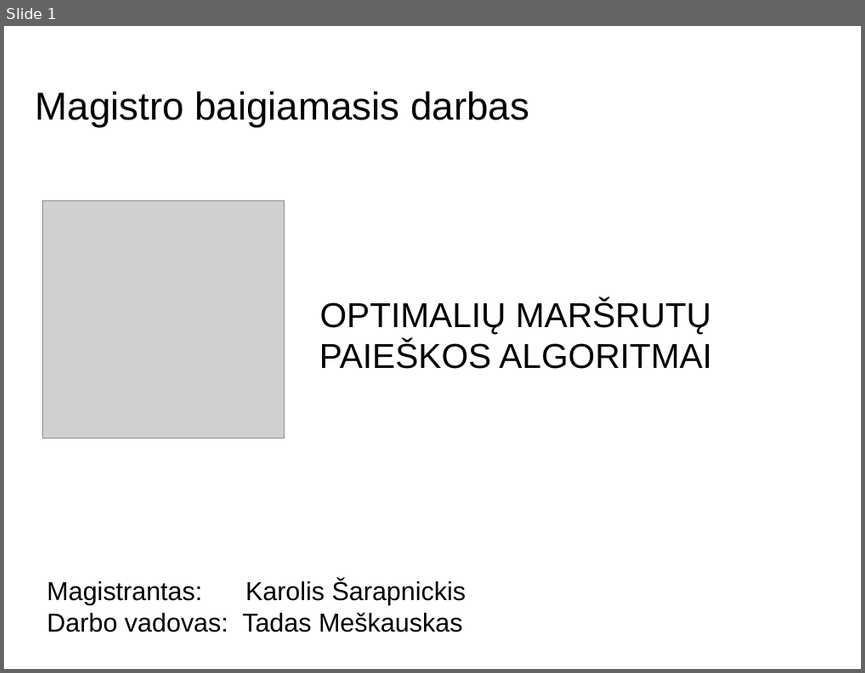
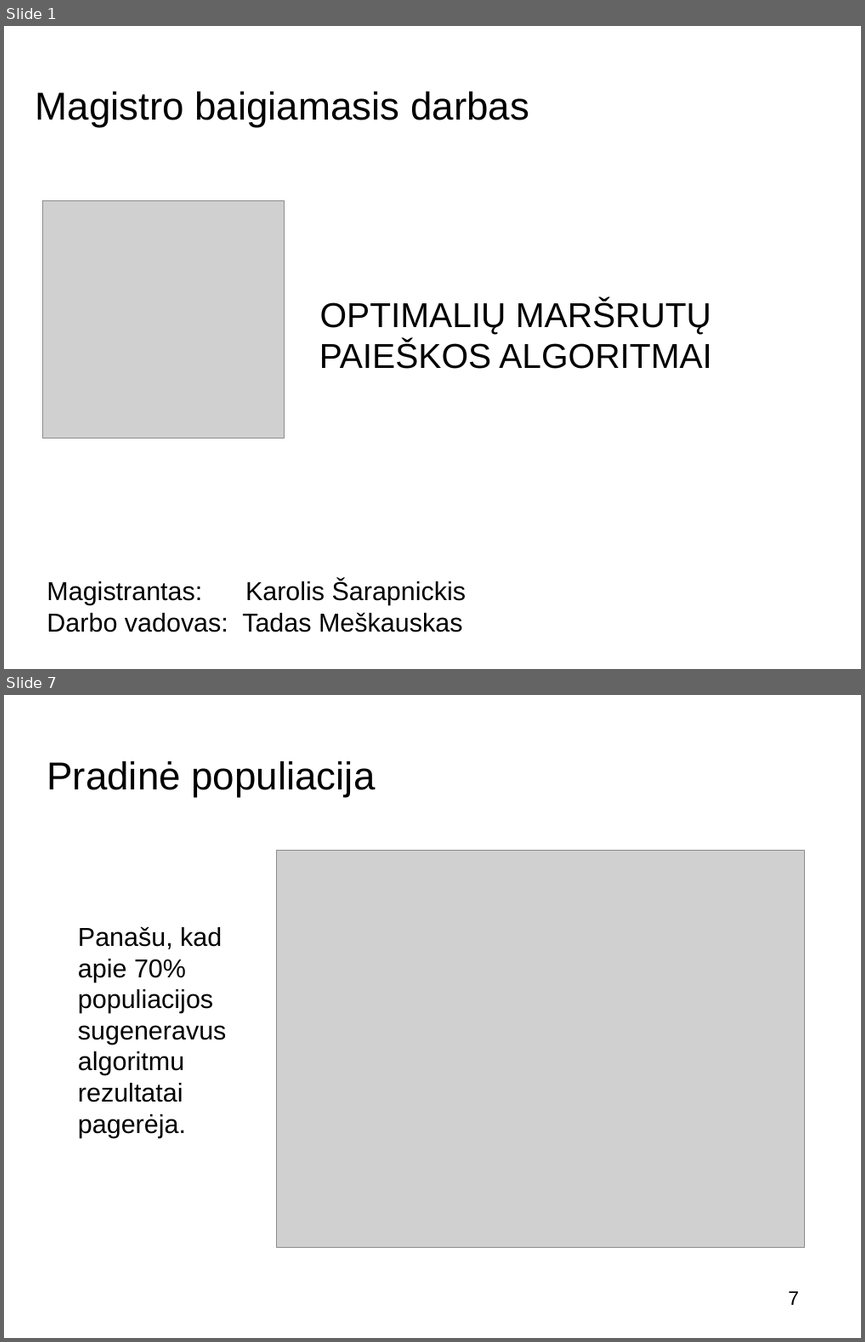
Before and after one commit to buz-zard/_archive, a slide deck: final-thesis/doc/presentation_[K.Š.].odp. Shown one above the other, each under a label of ours: slide 1 before the commit, slides 1 and 7 after it; the slides between them are not shown. The pictures are 865x673 and 865x1342 pixels, drawn with LibreOffice and Linux fonts; fonts in the diff are those of the drawing; grey boxes stand for pictures; background and template pictures are left out. Boxes give left, top, right and bottom in pixels: in the first picture for what was removed or moved away, otherwise in the second. Text is boxed around its words. In the diff, an @@ line names an element or a change of style, - is before the commit and + after.

```diff
--- a/final-thesis/doc/presentation_[K.Š.].odp
+++ b/final-thesis/doc/presentation_[K.Š.].odp
@@ slide 7 added at [4,695,861,1338], background picture (left out) @@
@@ title added at [46,761,375,798], 36 pt, text #000000 @@
+Pradinė populiacija
@@ picture added at [276,851,805,1247] @@
@@ text added at [78,926,227,1138], 24 pt, text #000000 @@
+Panašu, kad apie 70% populiacijos sugeneravus algoritmu rezultatai pagerėja.
@@ page number added at [788,1291,799,1304], 18 pt, text #000000 @@
+7
```
Also in this commit, not shown: 3 slides changed, 12 other slides added, 5 slides removed, 4 other files.
